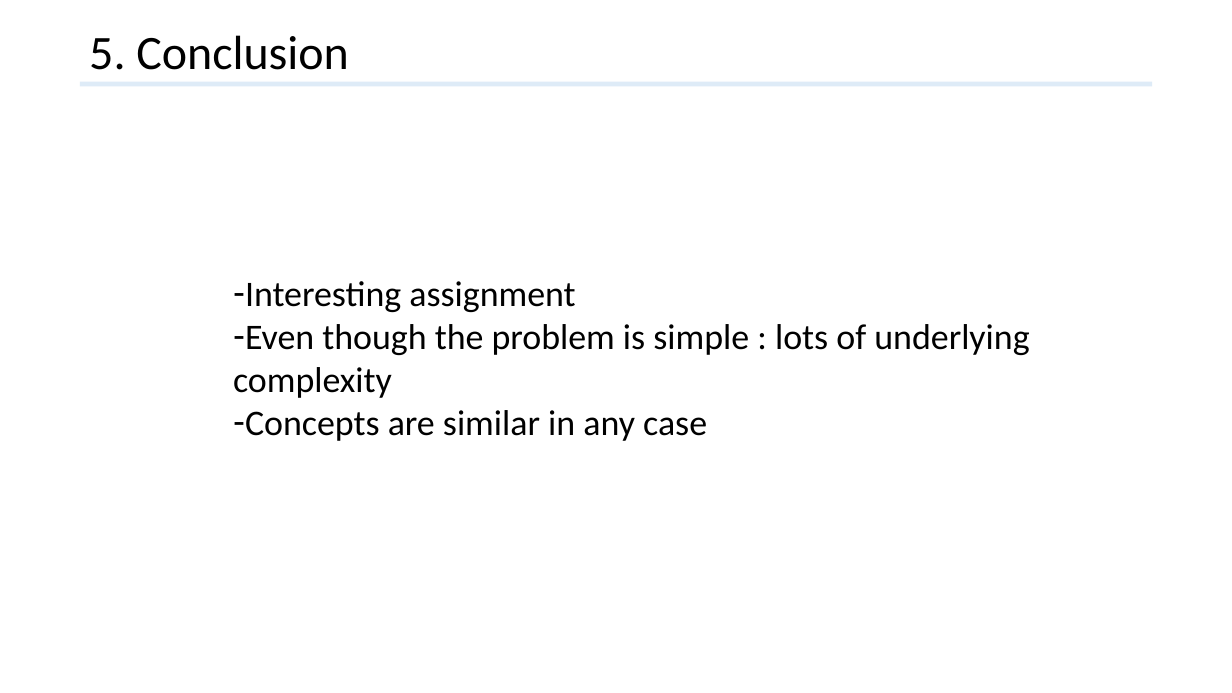
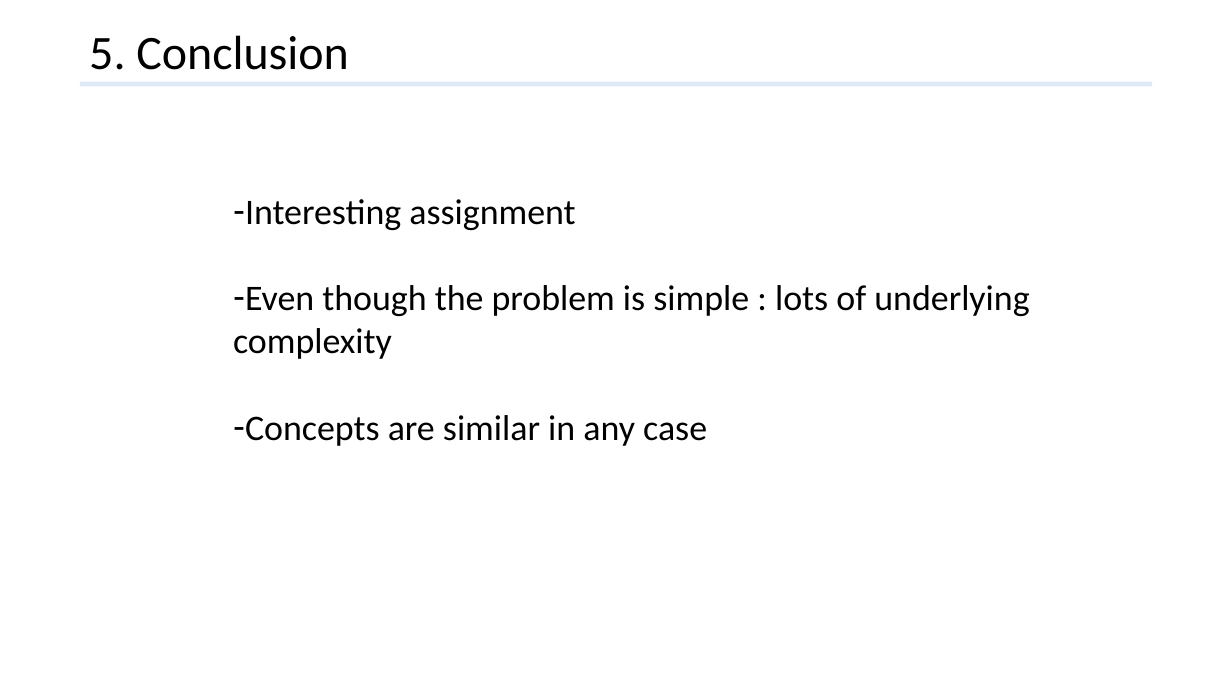
Before and after one commit to jsotogaviard/tictactoe, a slide deck: slide 19 of tictactoe.pptx (slide 18 before the commit). Drawn at 1232x693 pixels with LibreOffice and Linux fonts; fonts in the diff are those of the drawing. Boxes give left, top, right and bottom in pixels: in the first picture for what was removed or moved away, otherwise in the second. Text is boxed around its words. In the diff, an @@ line names an element or a change of style, - is before the commit and + after.

```diff
--- a/tictactoe.pptx
+++ b/tictactoe.pptx
@@ text "Interesting assignment" rewrapped from (x1=233, y1=281, x2=1029, y2=441) to (x1=233, y1=199, x2=1029, y2=446) @@
```
Also in this commit, not shown: 1 other slide changed, 1 slide added, 2 other files.
